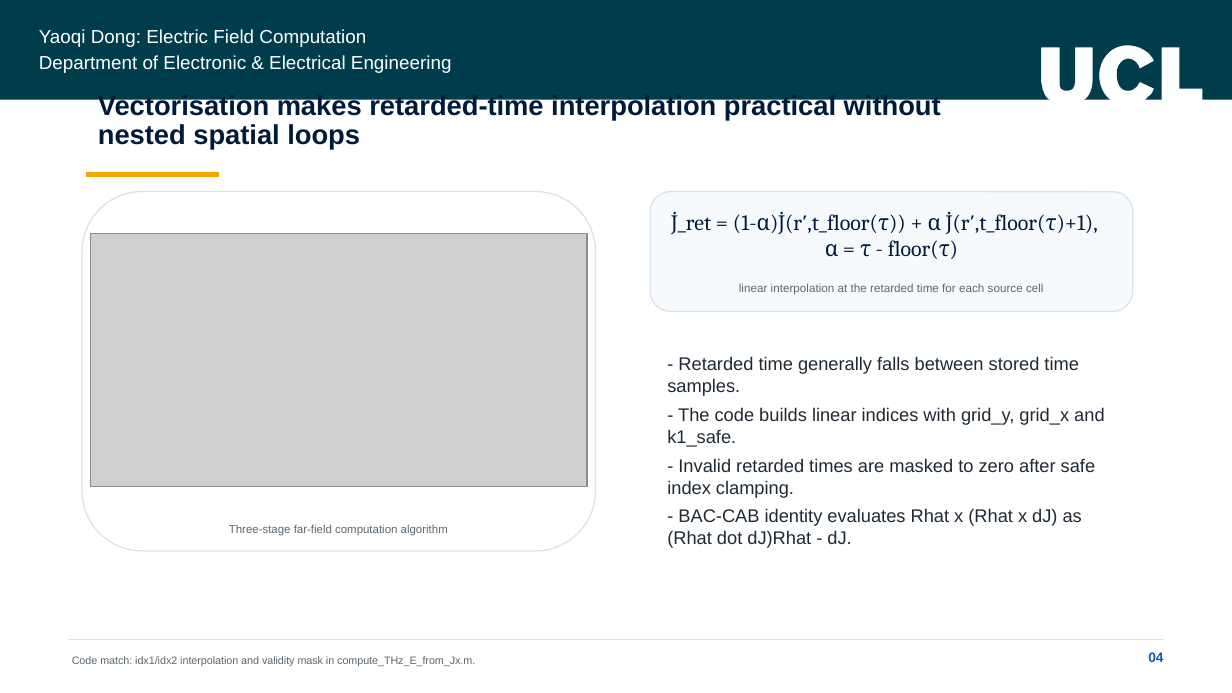
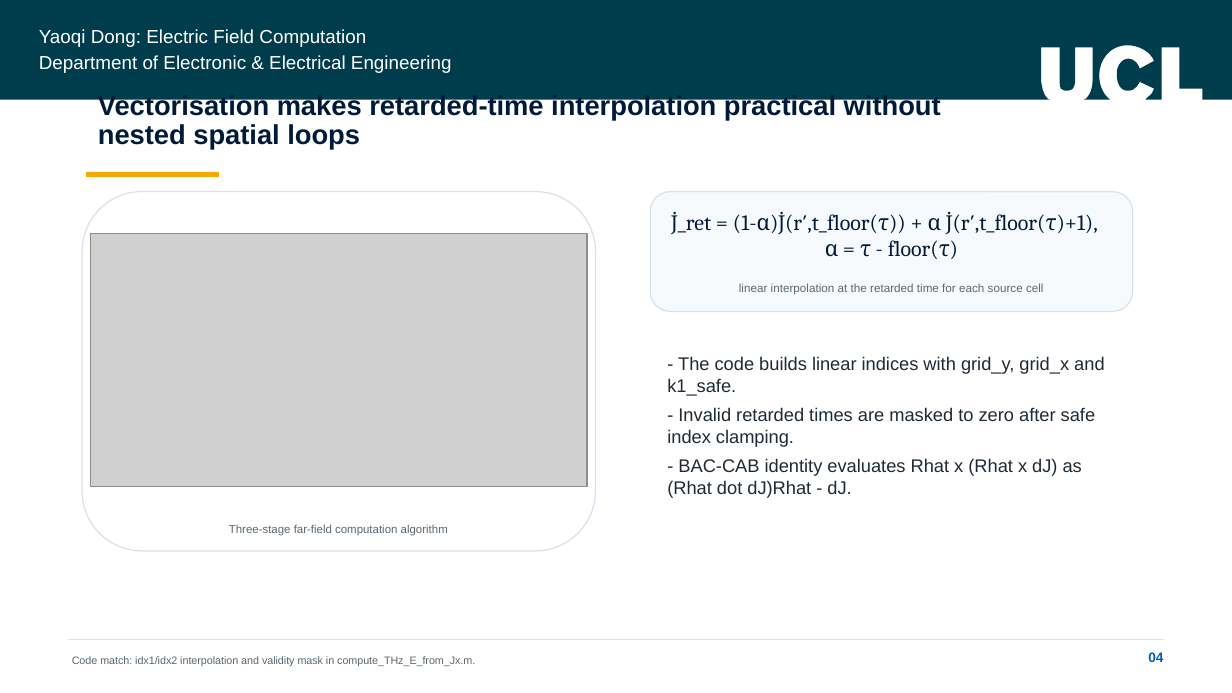
Before and after one commit to yaoqid/year4-thz-presentation, a slide deck: slide 4 of presentation/yaoqi-electric-field-part-presentation.pptx. Drawn at 1232x693 pixels with LibreOffice and Linux fonts; fonts in the diff are those of the drawing; grey boxes stand for pictures; background and template pictures are left out. Boxes give left, top, right and bottom in pixels: in the first picture for what was removed or moved away, otherwise in the second. Text is boxed around its words. In the diff, an @@ line names an element or a change of style, - is before the commit and + after.

```diff
--- a/presentation/yaoqi-electric-field-part-presentation.pptx
+++ b/presentation/yaoqi-electric-field-part-presentation.pptx
@@ text at <box>667,356,1078,396</box>: paragraph removed @@
-- Retarded time generally falls between stored time samples.
```
Also in this commit, not shown: 3 other slides changed, 2 slides added.
